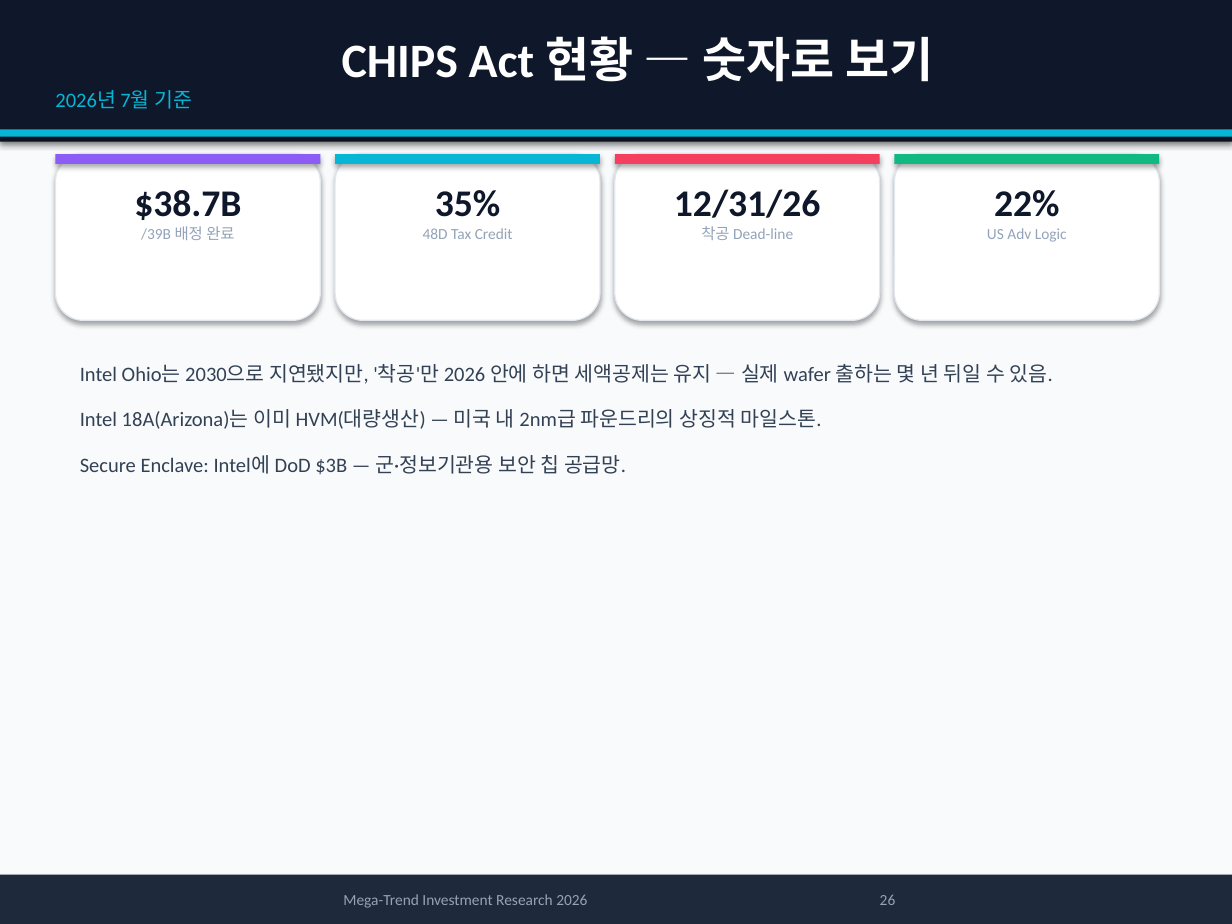
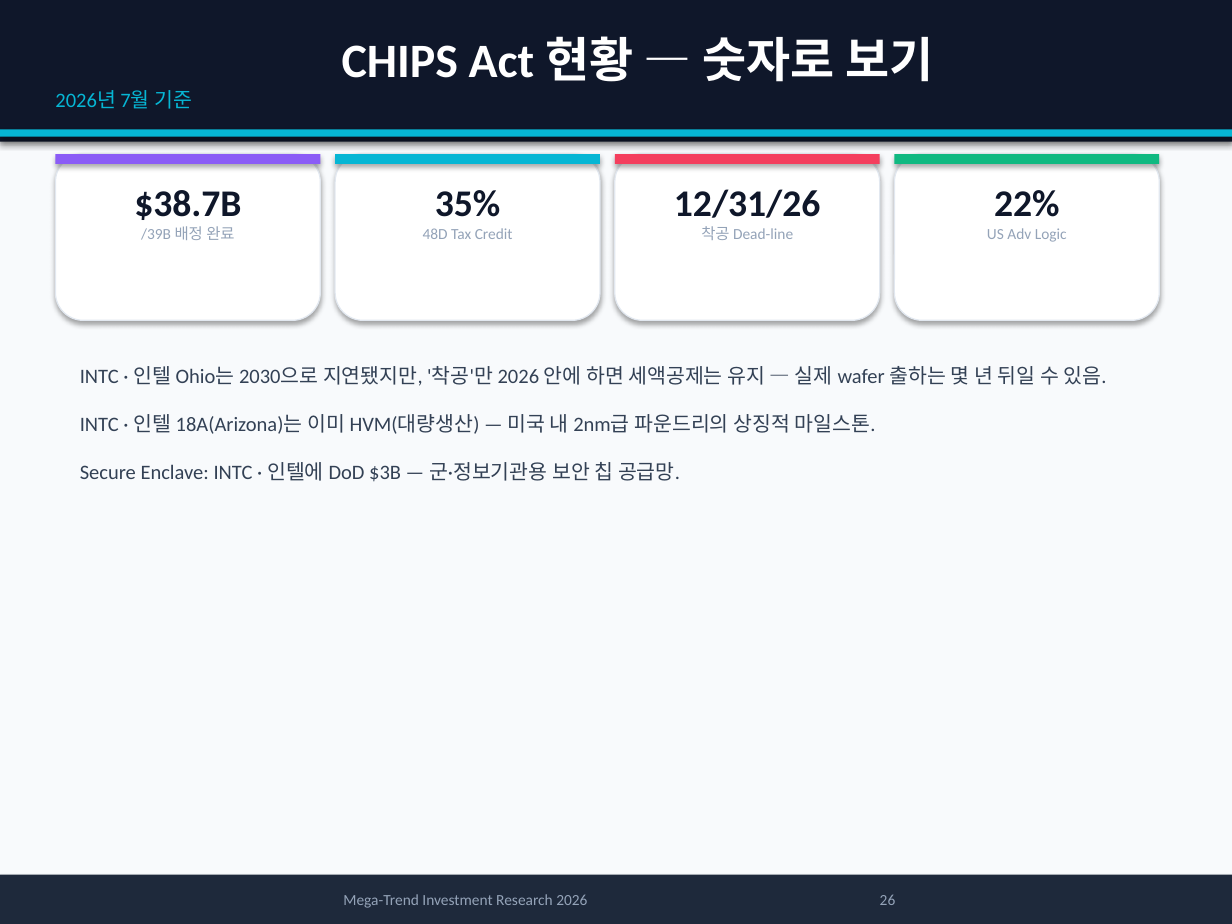
Before and after one commit to yskkkk/Stock, a slide deck: slide 26 of reports/megatrend-investment-report-2026.pptx. Drawn at 1232x924 pixels with LibreOffice and Linux fonts; fonts in the diff are those of the drawing. Boxes give left, top, right and bottom in pixels: in the first picture for what was removed or moved away, otherwise in the second. Text is boxed around its words. In the diff, an @@ line names an element or a change of style, - is before the commit and + after.

```diff
--- a/reports/megatrend-investment-report-2026.pptx
+++ b/reports/megatrend-investment-report-2026.pptx
@@ text at (x1=80, y1=366, x2=1107, y2=482): text changed @@
-Intel Ohio는 2030으로 지연됐지만, '착공'만 2026 안에 하면 세액공제는 유지 — 실제 wafer 출하는 몇 년 뒤일 수 있음.
-Intel 18A(Arizona)는 이미 HVM(대량생산) — 미국 내 2nm급 파운드리의 상징적 마일스톤.
-Secure Enclave: Intel에 DoD $3B — 군·정보기관용 보안 칩 공급망.
+INTC · 인텔 Ohio는 2030으로 지연됐지만, '착공'만 2026 안에 하면 세액공제는 유지 — 실제 wafer 출하는 몇 년 뒤일 수 있음.
+INTC · 인텔 18A(Arizona)는 이미 HVM(대량생산) — 미국 내 2nm급 파운드리의 상징적 마일스톤.
+Secure Enclave: INTC · 인텔에 DoD $3B — 군·정보기관용 보안 칩 공급망.
```
Also in this commit, not shown: 30 other slides changed, 1 other file.
